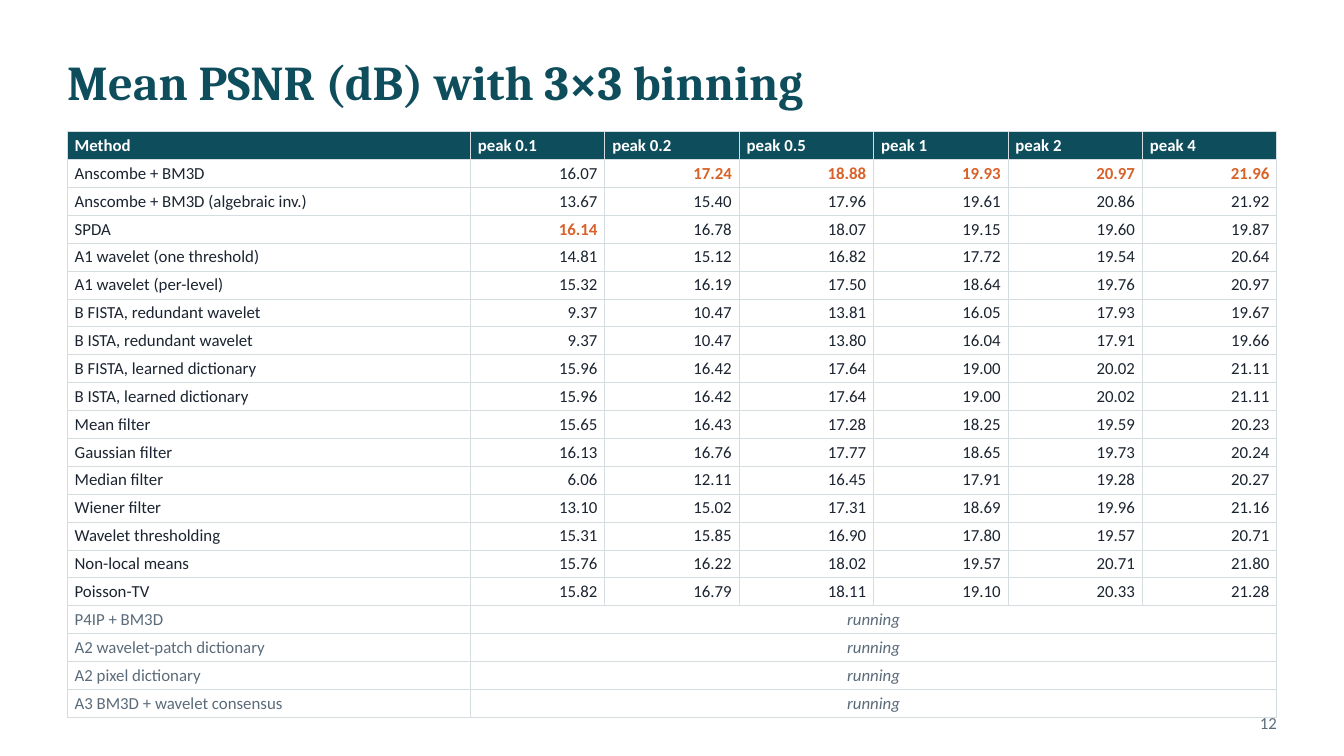
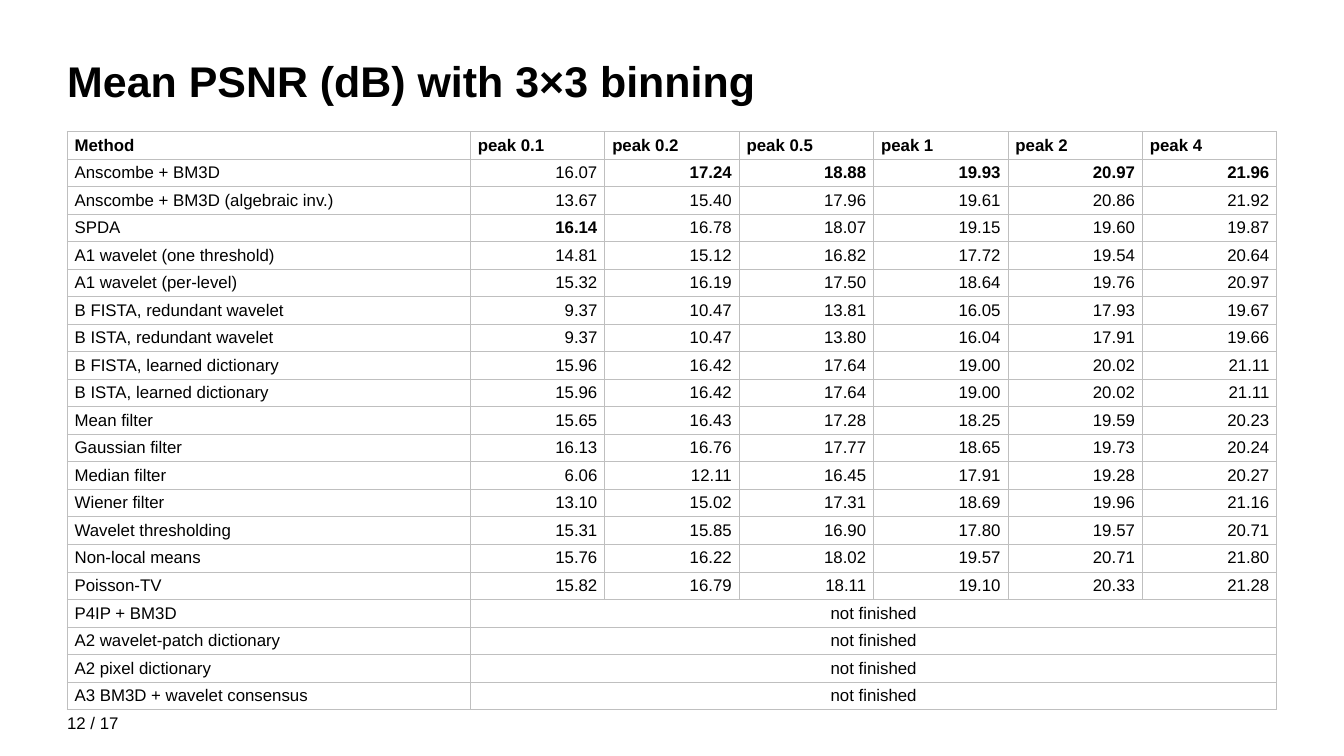
Before and after one commit to tarantulass/EE779-Poisson-Denoising, a slide deck: slide 12 of output/EE779_results.pptx. Drawn at 1344x756 pixels with LibreOffice and Linux fonts; fonts in the diff are those of the drawing. Boxes give left, top, right and bottom in pixels: in the first picture for what was removed or moved away, otherwise in the second. Text is boxed around its words. In the diff, an @@ line names an element or a change of style, - is before the commit and + after.

```diff
--- a/output/EE779_results.pptx
+++ b/output/EE779_results.pptx
@@ title "Mean PSNR (dB) with 3×3 ..." at (67, 66, 755, 105): size 26 to 23 pt, font Cambria to Arial, text colour #0E4D5C to #000000 @@
@@ table at (67, 132, 1277, 705) @@
-row 18, column 2: running
+row 18, column 2: not finished
-row 19, column 2: running
+row 19, column 2: not finished
-row 20, column 2: running
+row 20, column 2: not finished
-row 21, column 2: running
+row 21, column 2: not finished
@@ fill #0E4D5C to none in row 1 @@
@@ font Calibri to Arial @@
@@ text colour #FFFFFF to #000000 in "Method", "peak 0.1", "peak 0.2", "peak 0.5" and 3 more places @@
@@ text colour #1B2430 to #000000 in "Anscombe + BM3D", "16.07", "Anscombe + BM3D (algebraic inv.)", "13.67" and 102 more places @@
@@ text colour #D9622B to #000000 in "17.24", "18.88", "19.93", "20.97" and 2 more places @@
@@ text colour #5B6B7A to #000000 in "P4IP + BM3D", "A2 wavelet-patch dictionary", "A2 pixel dictionary", "A3 BM3D + wavelet consensus" @@
@@ borders changed @@
@@ text at (67, 717, 119, 729): text changed; font Calibri to Arial; text colour #5B6B7A to #000000 @@
-12
+12 / 17
```
Also in this commit, not shown: 15 other slides changed, 1 slide added, 1 slide removed.
